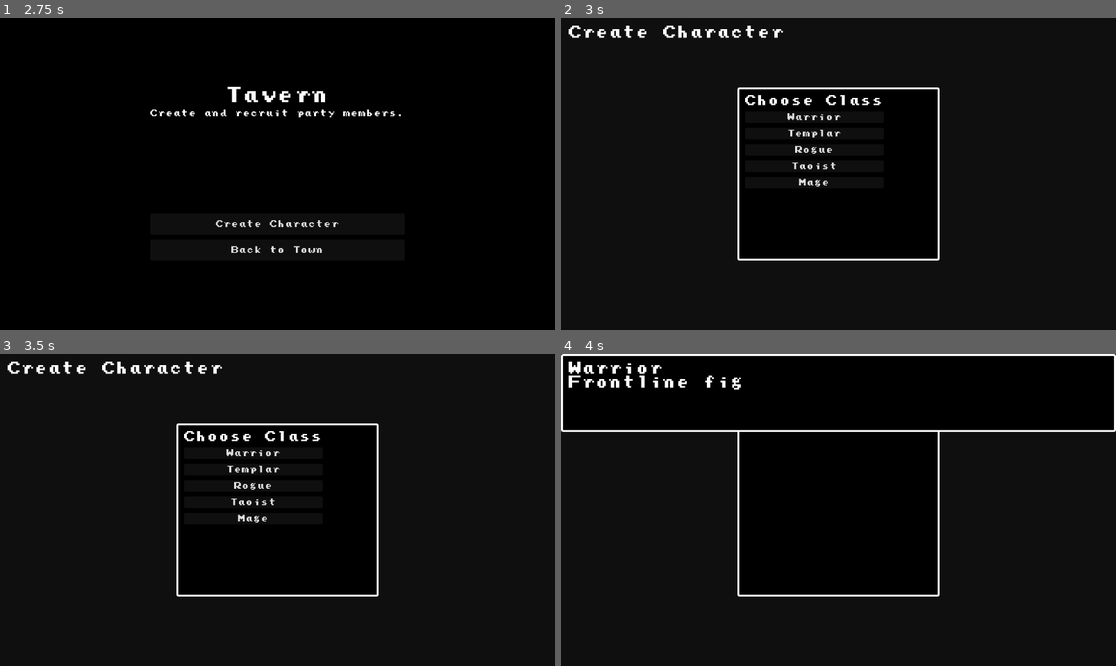
Above: before the commit, frames 1-4 (two rows, left to right).
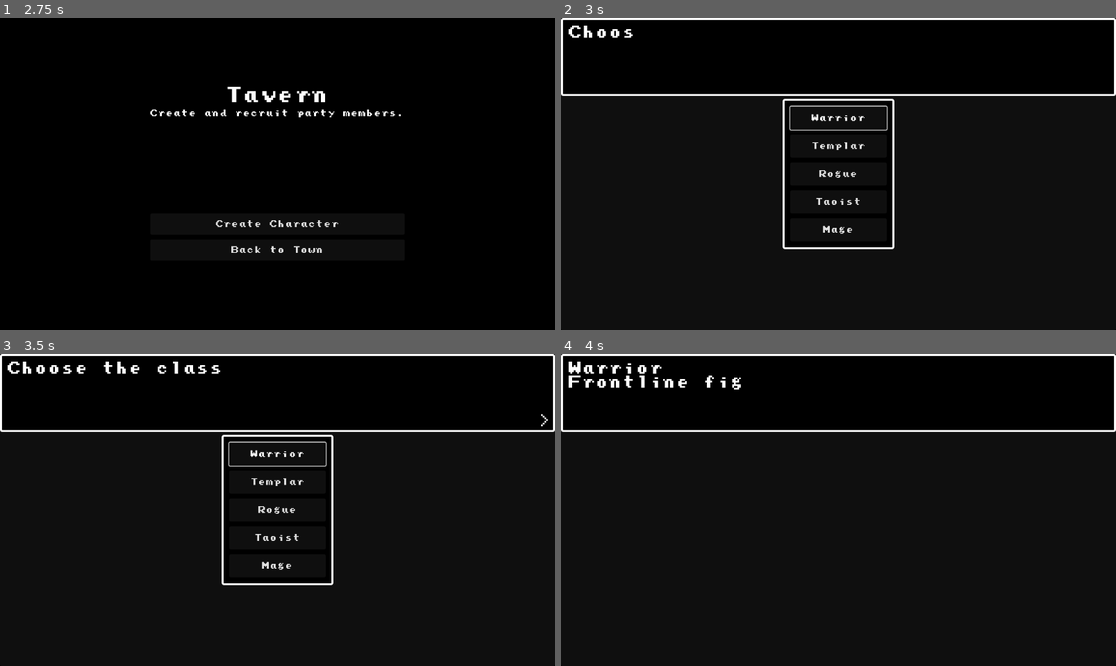
Above: after the commit, the same moments.

Repository: rodriguezric/scribe-saga
Game: Godot game, scene res://scenes/Title.tscn
The game is run twice, just before and just after one commit, with the same random seed, the same clock (stepped at 60 frames per second) and the same inputs. Sound files missing from this copy of the repository are replaced by a short silence.
Inputs:
- Up to frame 1 (2.75 s): click "START" at 0.5 s; tap Enter at 1.25 s; hold Right 1.28-2 s; click "Tavern" at 2 s
- Up to frame 2 (3 s): click "Create Character" at 2.75 s
- Up to frame 3 (3.5 s): no input
- Up to frame 4 (4 s): click "Warrior" at 3.5 s

Frame 1 is identical in both runs. In frame 2, 4.9% of the frame differs, in the area x 0-100%, y 0-78%; in frame 3, 4.8%; in frame 4, 0.6%.

Commit message:
fix_menu_position

Diff:
--- a/scenes/CreateCharacter.tscn
+++ b/scenes/CreateCharacter.tscn
@@ -67,55 +67,6 @@
 horizontal_alignment = 1
 theme_override_font_sizes/font_size = 28
 
-[node name="ClassWindowCenter" type="CenterContainer" parent="Center/Panel"]
-layout_mode = 1
-anchors_preset = 15
-anchor_right = 1.0
-anchor_bottom = 1.0
-grow_horizontal = 2
-grow_vertical = 2
-
-[node name="ClassWindow" type="Panel" parent="Center/Panel/ClassWindowCenter"]
-layout_mode = 2
-custom_minimum_size = Vector2(420, 360)
-theme_override_styles/panel = SubResource("StyleBoxFlat_border")
-
-[node name="Margin2" type="MarginContainer" parent="Center/Panel/ClassWindowCenter/ClassWindow"]
-layout_mode = 2
-theme_override_constants/margin_left = 16
-theme_override_constants/margin_top = 16
-theme_override_constants/margin_right = 16
-theme_override_constants/margin_bottom = 16
-
-[node name="ClassList" type="VBoxContainer" parent="Center/Panel/ClassWindowCenter/ClassWindow/Margin2"]
-layout_mode = 2
-theme_override_constants/separation = 10
-
-[node name="ChooseLabel" type="Label" parent="Center/Panel/ClassWindowCenter/ClassWindow/Margin2/ClassList"]
-layout_mode = 2
-text = "Choose Class"
-horizontal_alignment = 1
-theme_override_font_sizes/font_size = 24
-
-[node name="WarriorBtn" type="Button" parent="Center/Panel/ClassWindowCenter/ClassWindow/Margin2/ClassList"]
-layout_mode = 2
-text = "Warrior"
-
-[node name="TemplarBtn" type="Button" parent="Center/Panel/ClassWindowCenter/ClassWindow/Margin2/ClassList"]
-layout_mode = 2
-text = "Templar"
-
-[node name="RogueBtn" type="Button" parent="Center/Panel/ClassWindowCenter/ClassWindow/Margin2/ClassList"]
-layout_mode = 2
-text = "Rogue"
-
-[node name="TaoistBtn" type="Button" parent="Center/Panel/ClassWindowCenter/ClassWindow/Margin2/ClassList"]
-layout_mode = 2
-text = "Taoist"
-
-[node name="MageBtn" type="Button" parent="Center/Panel/ClassWindowCenter/ClassWindow/Margin2/ClassList"]
-layout_mode = 2
-text = "Mage"
 
 ; moved MessageWindow to top of scene
 
--- /dev/null
+++ b/scenes/ui/CenteredMenu.tscn
@@ -0,0 +1,42 @@
+[gd_scene load_steps=3 format=3]
+
+[ext_resource type="Script" path="res://scripts/CenteredMenu.gd" id="1_script"]
+
+[sub_resource type="StyleBoxFlat" id="1_border"]
+bg_color = Color(0, 0, 0, 1)
+border_width_left = 4
+border_width_top = 4
+border_width_right = 4
+border_width_bottom = 4
+border_color = Color(1, 1, 1, 1)
+corner_radius_top_left = 4
+corner_radius_top_right = 4
+corner_radius_bottom_right = 4
+corner_radius_bottom_left = 4
+
+[node name="CenteredMenu" type="CanvasLayer"]
+layer = 100
+script = ExtResource("1_script")
+
+[node name="Root" type="CenterContainer" parent="."]
+layout_mode = 1
+anchors_preset = 15
+anchor_right = 1.0
+anchor_bottom = 1.0
+grow_horizontal = 2
+grow_vertical = 2
+
+[node name="Window" type="Panel" parent="Root"]
+layout_mode = 2
+theme_override_styles/panel = SubResource("1_border")
+
+[node name="Margin" type="MarginContainer" parent="Root/Window"]
+layout_mode = 2
+theme_override_constants/margin_left = 16
+theme_override_constants/margin_top = 16
+theme_override_constants/margin_right = 16
+theme_override_constants/margin_bottom = 16
+
+[node name="List" type="VBoxContainer" parent="Root/Window/Margin"]
+layout_mode = 2
+theme_override_constants/separation = 10
--- /dev/null
+++ b/scripts/CenteredMenu.gd
@@ -0,0 +1,51 @@
+extends CanvasLayer
+
+signal option_selected(index: int, text: String)
+
+@onready var window: Panel = $Root/Window
+@onready var margin: MarginContainer = $Root/Window/Margin
+@onready var list: VBoxContainer = $Root/Window/Margin/List
+
+func clear() -> void:
+    for c in list.get_children():
+        list.remove_child(c)
+        c.queue_free()
+
+func set_options(options: PackedStringArray) -> void:
+    clear()
+    var idx: int = 0
+    for t in options:
+        var b := Button.new()
+        b.text = t
+        b.custom_minimum_size = Vector2(200, 48)
+        b.focus_mode = Control.FOCUS_ALL
+        var i := idx
+        b.pressed.connect(func(): option_selected.emit(i, t))
+        list.add_child(b)
+        idx += 1
+    # Focus first button
+    if list.get_child_count() > 0:
+        (list.get_child(0) as Button).grab_focus()
+    _resize_to_content()
+
+func _resize_to_content() -> void:
+    await get_tree().process_frame
+    var sep: int = list.get_theme_constant("separation")
+    var max_w: float = 0.0
+    var total_h: float = 0.0
+    var count: int = list.get_child_count()
+    for i in count:
+        var ch := list.get_child(i) as Control
+        if ch == null:
+            continue
+        var ms: Vector2 = ch.get_combined_minimum_size()
+        max_w = max(max_w, ms.x)
+        total_h += ms.y
+        if i < count - 1:
+            total_h += sep
+    var pad_l: int = margin.get_theme_constant("margin_left")
+    var pad_r: int = margin.get_theme_constant("margin_right")
+    var pad_t: int = margin.get_theme_constant("margin_top")
+    var pad_b: int = margin.get_theme_constant("margin_bottom")
+    var target: Vector2 = Vector2(max_w + float(pad_l + pad_r), total_h + float(pad_t + pad_b))
+    window.custom_minimum_size = target
--- a/scripts/CreateCharacter.gd
+++ b/scripts/CreateCharacter.gd
@@ -1,11 +1,5 @@
 extends Control
 
-@onready var class_list: VBoxContainer = $Center/Panel/ClassWindowCenter/ClassWindow/Margin2/ClassList
-@onready var warrior_btn: Button = $Center/Panel/ClassWindowCenter/ClassWindow/Margin2/ClassList/WarriorBtn
-@onready var templar_btn: Button = $Center/Panel/ClassWindowCenter/ClassWindow/Margin2/ClassList/TemplarBtn
-@onready var rogue_btn: Button = $Center/Panel/ClassWindowCenter/ClassWindow/Margin2/ClassList/RogueBtn
-@onready var taoist_btn: Button = $Center/Panel/ClassWindowCenter/ClassWindow/Margin2/ClassList/TaoistBtn
-@onready var mage_btn: Button = $Center/Panel/ClassWindowCenter/ClassWindow/Margin2/ClassList/MageBtn
 
 @onready var message_panel: Panel = $MessageWindow
 @onready var yes_btn: Button = $Center/Panel/VBox/ChoiceButtons/YesBtn
@@ -24,6 +18,7 @@
 @onready var name_entry2: LineEdit = $NameCenter/NameHBox2/NameEntry2
 @onready var name_ok2: Button = $NameCenter/NameHBox2/NameOk2
 
+
 var _state: String = "class_list"
 var _selected_class: String = ""
 var _temp_name: String = ""
@@ -39,11 +34,6 @@
     ]:
         (n as Node).visible = false
 
-    warrior_btn.pressed.connect(func(): _pick_class("Warrior"))
-    templar_btn.pressed.connect(func(): _pick_class("Templar"))
-    rogue_btn.pressed.connect(func(): _pick_class("Rogue"))
-    taoist_btn.pressed.connect(func(): _pick_class("Taoist"))
-    mage_btn.pressed.connect(func(): _pick_class("Mage"))
 
     yes_btn.pressed.connect(_on_yes)
     no_btn.pressed.connect(_on_no)
@@ -62,14 +52,18 @@
 
 func _show_class_list() -> void:
     _state = "class_list"
-    class_list.visible = true
-    message_panel.visible = false
+    message_panel.start_with(PackedStringArray(["Choose the class"]))
     choice_buttons.visible = false
     name_prompt.visible = false
+    # Show reusable centered menu overlay
+    _uib().show_menu(PackedStringArray(["Warrior","Templar","Rogue","Taoist","Mage"]), func(idx, text):
+        _pick_class(text)
+    )
 
 func _pick_class(cn: String) -> void:
     _selected_class = cn
-    class_list.visible = false
+    _uib().play_select()
+    _uib().hide_menu()
     choice_buttons.visible = false
     name_prompt.visible = false
     message_panel.start_with_title(cn, PackedStringArray([_gd().get_class_desc(cn)]))
--- a/scripts/UIBus.gd
+++ b/scripts/UIBus.gd
@@ -3,6 +3,7 @@
 var _prompt_instance: Node = null
 var _sfx_player: AudioStreamPlayer = null
 var _sfx_select: AudioStream = preload("res://sfx/sfx_ui_select.ogg")
+var _menu_instance: Node = null
 
 func _get_message_window() -> Node:
     var root: Node = get_tree().current_scene
@@ -66,3 +67,26 @@
 func hide_prompt() -> void:
     if _prompt_instance and is_instance_valid(_prompt_instance):
         _prompt_instance.visible = false
+func ensure_menu() -> Node:
+    if _menu_instance and is_instance_valid(_menu_instance):
+        _menu_instance.queue_free()
+        _menu_instance = null
+    var scene: PackedScene = load("res://scenes/ui/CenteredMenu.tscn")
+    _menu_instance = scene.instantiate()
+    get_tree().current_scene.add_child(_menu_instance)
+    return _menu_instance
+
+func show_menu(options: PackedStringArray, on_select: Callable) -> void:
+    var m := ensure_menu()
+    m.visible = true
+    m.call("set_options", options)
+    var handler := func(idx, text):
+        hide_menu()
+        play_select()
+        if on_select.is_valid():
+            on_select.call(idx, text)
+    m.connect("option_selected", handler)
+
+func hide_menu() -> void:
+    if _menu_instance and is_instance_valid(_menu_instance):
+        _menu_instance.visible = false
